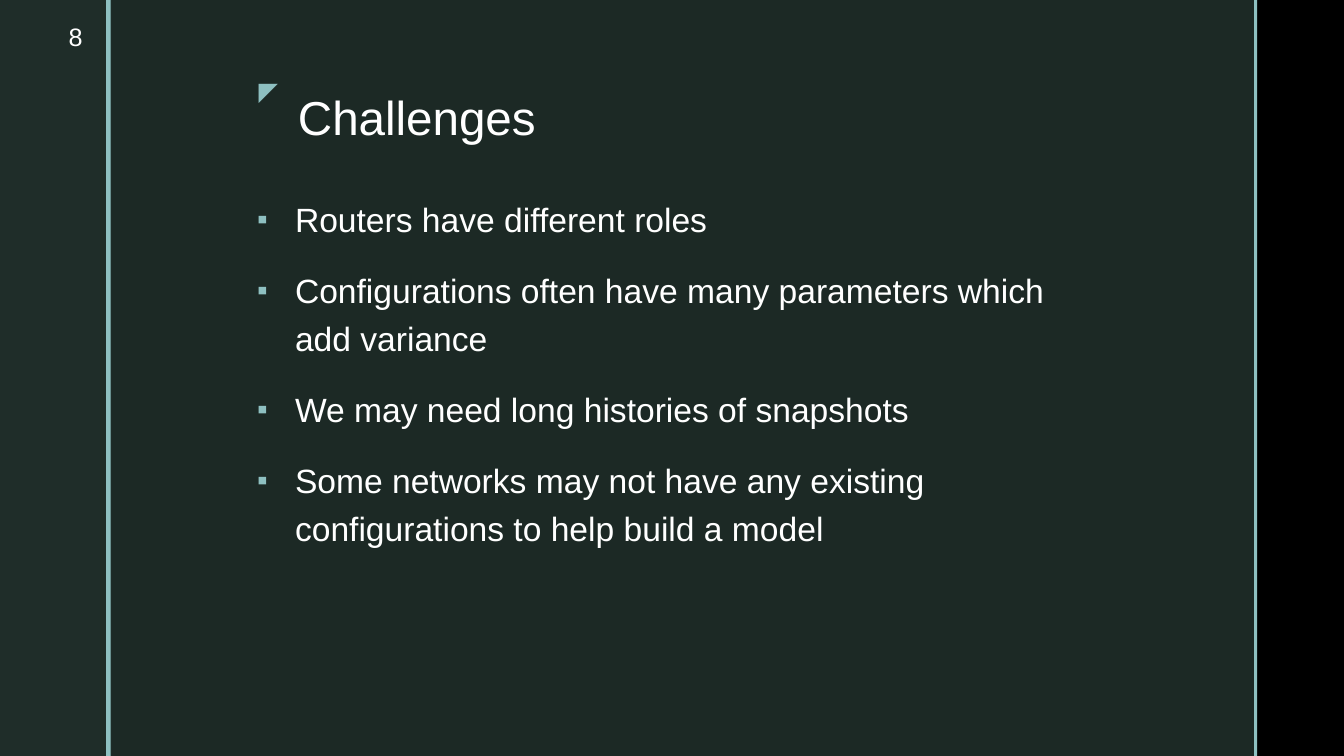
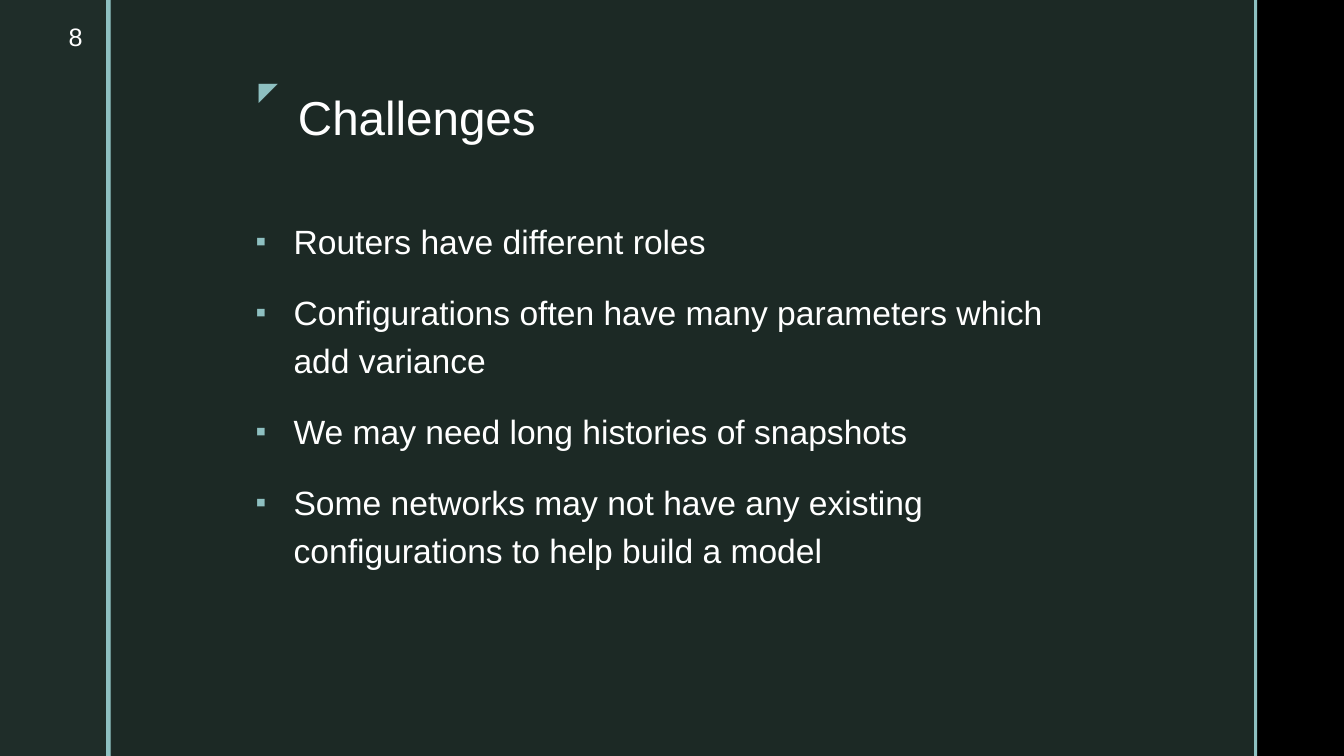
Before and after one commit to ahsanMah/config-completion, a slide deck: slide 8 of Final Presentation.pptx. Drawn at 1344x756 pixels with LibreOffice and Linux fonts; fonts in the diff are those of the drawing; background and template pictures are left out. Boxes give left, top, right and bottom in pixels: in the first picture for what was removed or moved away, otherwise in the second. Text is boxed around its words. In the diff, an @@ line names an element or a change of style, - is before the commit and + after.

```diff
--- a/Final Presentation.pptx
+++ b/Final Presentation.pptx
@@ text "Routers have different roles": place and size @@
-text "Routers have different roles" at bbox=[295, 207, 1044, 548]
+text "Routers have different roles" at bbox=[294, 229, 1042, 570]
```
Also in this commit, not shown: 3 other slides changed, 1 slide added, 10 other files.
